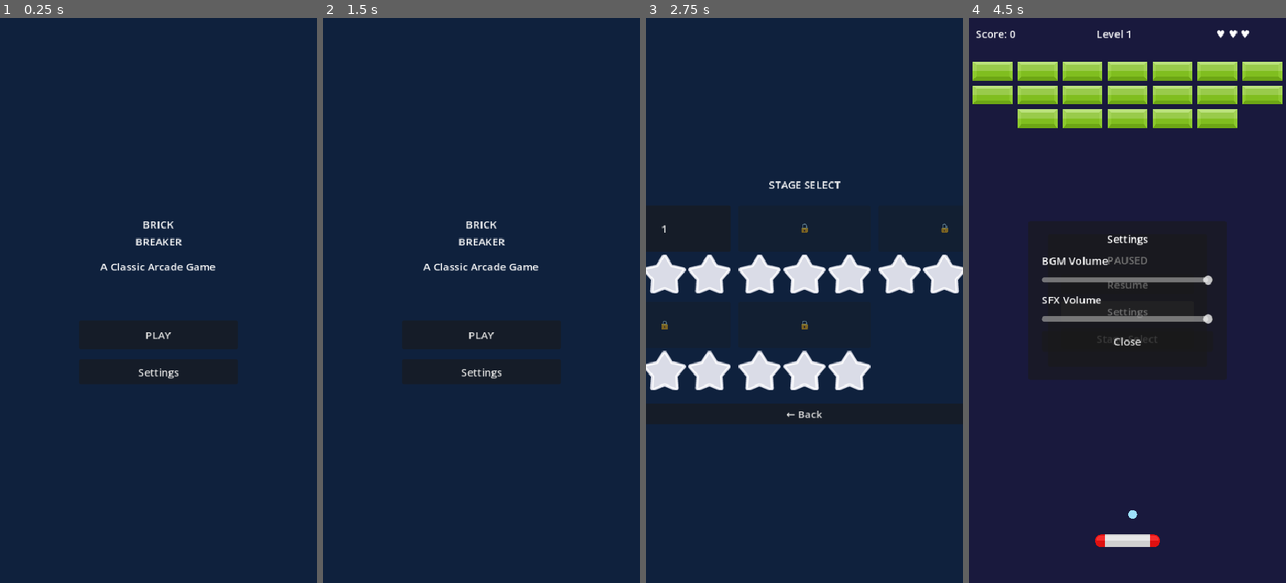
Above: before the commit, frames 1-4 (left to right).
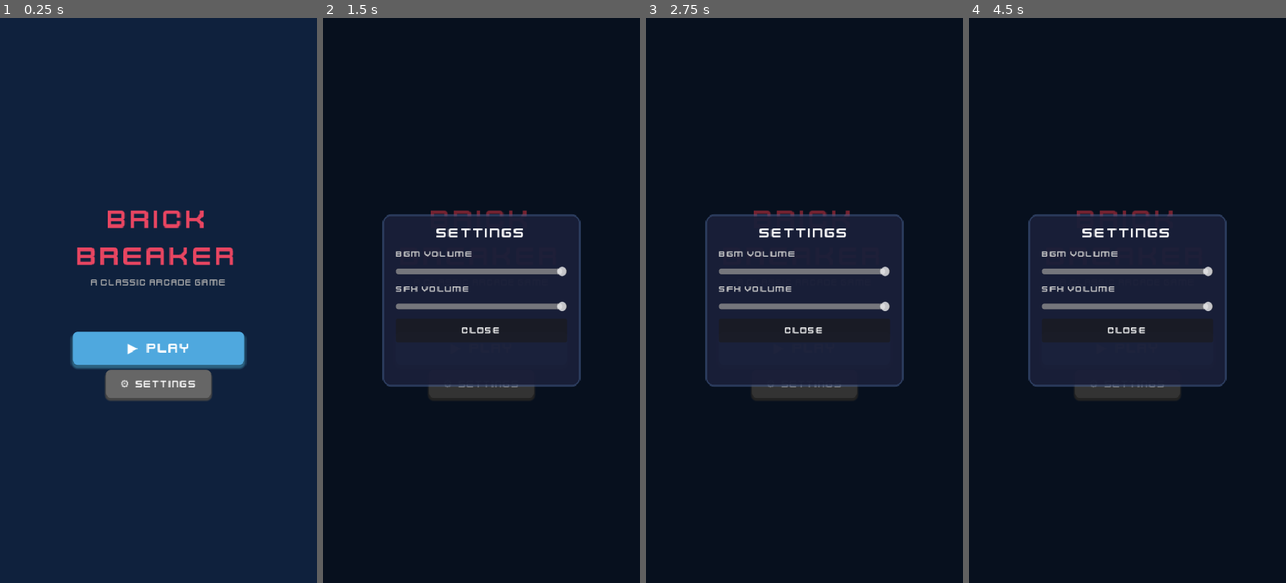
Above: after the commit, the same moments.

Repository: kenny-0114/brick-breaker
Game: Godot game, scene res://scenes/title_screen.tscn
Same seed, same stepped clock (60 frames per second), same inputs: the game is played once before the commit and once after it.
Inputs (mouse positions are in pixels of both pictures, inside the frame that each line leads up to):
- Up to frame 1 (0.25 s): no input
- Up to frame 2 (1.5 s): click "Settings" (after the commit: "⚙ Settings") at 0.5 s; click "PLAY" (after the commit: "▶ PLAY") at 1.25 s
- Up to frame 3 (2.75 s): click "PLAY" (after the commit: "▶ PLAY") at 2 s
- Up to frame 4 (4.5 s): click (988, 227) at 2.75 s, where only the run before the commit has a clickable "1"; click (1270, 34) at 3.52 s; click "Settings" (after the commit: "⚙ Settings") at 4.25 s

The runs differ from the first frame. In frame 1, 7.7% of the frame differs, in the area x 22-78%, y 34-68%; in frame 2, 84%; in frame 3, 78%; in frame 4, 89%, in the area x 0-100%, y 0-100%.

Commit message:
style: apply Kenney Future font, dark theme, styled buttons to all UI scenes
Co-Authored-By: Claude Sonnet 4.6 <noreply@anthropic.com>

Diff:
--- a/scenes/game_scene.tscn
+++ b/scenes/game_scene.tscn
@@ -6,6 +6,8 @@
 [ext_resource type="Script" path="res://scripts/game_over_menu.gd" id="4_gameover"]
 [ext_resource type="PackedScene" path="res://scenes/objects/paddle.tscn" id="5_paddle"]
 [ext_resource type="PackedScene" path="res://scenes/ui/settings_popup.tscn" id="6_settings"]
+[ext_resource type="FontFile" path="res://assets/fonts/Kenney Future.ttf" id="7_font"]
+[ext_resource type="FontFile" path="res://assets/fonts/Kenney Future Narrow.ttf" id="8_font_narrow"]
 
 [sub_resource type="RectangleShape2D" id="wall_h"]
 size = Vector2(480, 20)
@@ -15,6 +17,25 @@
 
 [sub_resource type="RectangleShape2D" id="death_shape"]
 size = Vector2(480, 20)
+
+[sub_resource type="StyleBoxFlat" id="panel_style"]
+bg_color = Color(0.1, 0.12, 0.22, 0.95)
+corner_radius_top_left = 12
+corner_radius_top_right = 12
+corner_radius_bottom_right = 12
+corner_radius_bottom_left = 12
+border_width_left = 2
+border_width_top = 2
+border_width_right = 2
+border_width_bottom = 2
+border_color = Color(0.3, 0.4, 0.6, 0.5)
+
+[sub_resource type="StyleBoxFlat" id="btn_style"]
+bg_color = Color(0.31, 0.66, 0.87, 1)
+corner_radius_top_left = 6
+corner_radius_top_right = 6
+corner_radius_bottom_right = 6
+corner_radius_bottom_left = 6
 
 [node name="GameScene" type="Node2D"]
 script = ExtResource("1_game")
@@ -64,10 +85,10 @@
 anchors_preset = 10
 anchor_right = 1.0
 grow_horizontal = 2
-offset_bottom = 40.0
-theme_override_constants/margin_left = 10
-theme_override_constants/margin_top = 8
-theme_override_constants/margin_right = 10
+offset_bottom = 44.0
+theme_override_constants/margin_left = 12
+theme_override_constants/margin_top = 10
+theme_override_constants/margin_right = 12
 
 [node name="HBoxContainer" type="HBoxContainer" parent="HUD/MarginContainer"]
 layout_mode = 2
@@ -76,22 +97,35 @@
 [node name="ScoreLabel" type="Label" parent="HUD/MarginContainer/HBoxContainer"]
 layout_mode = 2
 size_flags_horizontal = 3
+theme_override_fonts/font = ExtResource("8_font_narrow")
+theme_override_font_sizes/font_size = 16
+theme_override_colors/font_color = Color(1, 0.84, 0, 1)
 text = "Score: 0"
 
 [node name="LevelLabel" type="Label" parent="HUD/MarginContainer/HBoxContainer"]
 layout_mode = 2
+theme_override_fonts/font = ExtResource("8_font_narrow")
+theme_override_font_sizes/font_size = 14
+theme_override_colors/font_color = Color(0.67, 0.67, 0.67, 1)
 text = "Level 1"
 horizontal_alignment = 1
 
 [node name="LivesLabel" type="Label" parent="HUD/MarginContainer/HBoxContainer"]
 layout_mode = 2
 size_flags_horizontal = 3
+theme_override_fonts/font = ExtResource("8_font_narrow")
+theme_override_font_sizes/font_size = 18
+theme_override_colors/font_color = Color(0.91, 0.27, 0.38, 1)
 text = "♥ ♥ ♥"
 horizontal_alignment = 2
 
-[node name="PauseButton" type="TextureButton" parent="HUD/MarginContainer/HBoxContainer"]
-layout_mode = 2
-custom_minimum_size = Vector2(30, 30)
+[node name="PauseButton" type="Button" parent="HUD/MarginContainer/HBoxContainer"]
+layout_mode = 2
+custom_minimum_size = Vector2(36, 36)
+theme_override_fonts/font = ExtResource("8_font_narrow")
+theme_override_font_sizes/font_size = 14
+theme_override_colors/font_color = Color(0.8, 0.8, 0.8, 1)
+text = "| |"
 
 [node name="PauseMenu" type="CanvasLayer" parent="."]
 process_mode = 3
@@ -103,12 +137,13 @@
 anchor_top = 0.5
 anchor_right = 0.5
 anchor_bottom = 0.5
-offset_left = -120.0
-offset_top = -100.0
-offset_right = 120.0
-offset_bottom = 100.0
-grow_horizontal = 2
-grow_vertical = 2
+offset_left = -130.0
+offset_top = -110.0
+offset_right = 130.0
+offset_bottom = 110.0
+grow_horizontal = 2
+grow_vertical = 2
+theme_override_styles/panel = SubResource("panel_style")
 
 [node name="VBoxContainer" type="VBoxContainer" parent="PauseMenu/Panel"]
 layout_mode = 1
@@ -121,24 +156,48 @@
 offset_bottom = -15.0
 grow_horizontal = 2
 grow_vertical = 2
-theme_override_constants/separation = 10
+theme_override_constants/separation = 12
 alignment = 1
 
 [node name="PauseLabel" type="Label" parent="PauseMenu/Panel/VBoxContainer"]
 layout_mode = 2
+theme_override_fonts/font = ExtResource("7_font")
+theme_override_font_sizes/font_size = 24
+theme_override_colors/font_color = Color(1, 1, 1, 1)
 text = "PAUSED"
 horizontal_alignment = 1
 
 [node name="ResumeButton" type="Button" parent="PauseMenu/Panel/VBoxContainer"]
 layout_mode = 2
+custom_minimum_size = Vector2(0, 38)
+theme_override_fonts/font = ExtResource("7_font")
+theme_override_font_sizes/font_size = 14
+theme_override_colors/font_color = Color(1, 1, 1, 1)
+theme_override_styles/normal = SubResource("btn_style")
+theme_override_styles/hover = SubResource("btn_style")
+theme_override_styles/pressed = SubResource("btn_style")
 text = "Resume"
 
 [node name="SettingsButton" type="Button" parent="PauseMenu/Panel/VBoxContainer"]
 layout_mode = 2
+custom_minimum_size = Vector2(0, 38)
+theme_override_fonts/font = ExtResource("7_font")
+theme_override_font_sizes/font_size = 14
+theme_override_colors/font_color = Color(1, 1, 1, 1)
+theme_override_styles/normal = SubResource("btn_style")
+theme_override_styles/hover = SubResource("btn_style")
+theme_override_styles/pressed = SubResource("btn_style")
 text = "Settings"
 
 [node name="StageSelectButton" type="Button" parent="PauseMenu/Panel/VBoxContainer"]
 layout_mode = 2
+custom_minimum_size = Vector2(0, 38)
+theme_override_fonts/font = ExtResource("7_font")
+theme_override_font_sizes/font_size = 14
+theme_override_colors/font_color = Color(1, 1, 1, 1)
+theme_override_styles/normal = SubResource("btn_style")
+theme_override_styles/hover = SubResource("btn_style")
+theme_override_styles/pressed = SubResource("btn_style")
 text = "Stage Select"
 
 [node name="SettingsPopup" parent="PauseMenu" instance=ExtResource("6_settings")]
@@ -153,12 +212,13 @@
 anchor_top = 0.5
 anchor_right = 0.5
 anchor_bottom = 0.5
-offset_left = -140.0
-offset_top = -120.0
-offset_right = 140.0
-offset_bottom = 120.0
-grow_horizontal = 2
-grow_vertical = 2
+offset_left = -150.0
+offset_top = -140.0
+offset_right = 150.0
+offset_bottom = 140.0
+grow_horizontal = 2
+grow_vertical = 2
+theme_override_styles/panel = SubResource("panel_style")
 
 [node name="VBoxContainer" type="VBoxContainer" parent="GameOverMenu/Panel"]
 layout_mode = 1
@@ -171,16 +231,22 @@
 offset_bottom = -15.0
 grow_horizontal = 2
 grow_vertical = 2
-theme_override_constants/separation = 10
+theme_override_constants/separation = 12
 alignment = 1
 
 [node name="TitleLabel" type="Label" parent="GameOverMenu/Panel/VBoxContainer"]
 layout_mode = 2
+theme_override_fonts/font = ExtResource("7_font")
+theme_override_font_sizes/font_size = 26
+theme_override_colors/font_color = Color(0.91, 0.27, 0.38, 1)
 text = "GAME OVER"
 horizontal_alignment = 1
 
 [node name="ScoreLabel" type="Label" parent="GameOverMenu/Panel/VBoxContainer"]
 layout_mode = 2
+theme_override_fonts/font = ExtResource("8_font_narrow")
+theme_override_font_sizes/font_size = 18
+theme_override_colors/font_color = Color(1, 0.84, 0, 1)
 text = "Score: 0"
 horizontal_alignment = 1
 
@@ -190,10 +256,24 @@
 
 [node name="RetryButton" type="Button" parent="GameOverMenu/Panel/VBoxContainer"]
 layout_mode = 2
+custom_minimum_size = Vector2(0, 38)
+theme_override_fonts/font = ExtResource("7_font")
+theme_override_font_sizes/font_size = 14
+theme_override_colors/font_color = Color(1, 1, 1, 1)
+theme_override_styles/normal = SubResource("btn_style")
+theme_override_styles/hover = SubResource("btn_style")
+theme_override_styles/pressed = SubResource("btn_style")
 text = "Retry"
 
 [node name="StageSelectButton" type="Button" parent="GameOverMenu/Panel/VBoxContainer"]
 layout_mode = 2
+custom_minimum_size = Vector2(0, 38)
+theme_override_fonts/font = ExtResource("7_font")
+theme_override_font_sizes/font_size = 14
+theme_override_colors/font_color = Color(1, 1, 1, 1)
+theme_override_styles/normal = SubResource("btn_style")
+theme_override_styles/hover = SubResource("btn_style")
+theme_override_styles/pressed = SubResource("btn_style")
 text = "Stage Select"
 
 [connection signal="body_entered" from="DeathZone" to="." method="_on_death_zone_body_entered"]
--- a/scenes/stage_select.tscn
+++ b/scenes/stage_select.tscn
@@ -1,6 +1,14 @@
-[gd_scene load_steps=2 format=3]
+[gd_scene load_steps=4 format=3]
 
 [ext_resource type="Script" path="res://scripts/stage_select.gd" id="1_stage"]
+[ext_resource type="FontFile" path="res://assets/fonts/Kenney Future.ttf" id="2_font"]
+
+[sub_resource type="StyleBoxFlat" id="btn_back"]
+bg_color = Color(0.3, 0.3, 0.4, 1)
+corner_radius_top_left = 6
+corner_radius_top_right = 6
+corner_radius_bottom_right = 6
+corner_radius_bottom_left = 6
 
 [node name="StageSelect" type="Control"]
 layout_mode = 3
@@ -27,28 +35,39 @@
 anchor_top = 0.5
 anchor_right = 0.5
 anchor_bottom = 0.5
-offset_left = -150.0
-offset_top = -180.0
-offset_right = 150.0
-offset_bottom = 180.0
+offset_left = -160.0
+offset_top = -200.0
+offset_right = 160.0
+offset_bottom = 200.0
 grow_horizontal = 2
 grow_vertical = 2
-theme_override_constants/separation = 20
+theme_override_constants/separation = 24
 alignment = 1
 
 [node name="HeaderLabel" type="Label" parent="VBoxContainer"]
 layout_mode = 2
+theme_override_fonts/font = ExtResource("2_font")
+theme_override_font_sizes/font_size = 26
+theme_override_colors/font_color = Color(1, 1, 1, 1)
 text = "STAGE SELECT"
 horizontal_alignment = 1
 
 [node name="StageGrid" type="GridContainer" parent="VBoxContainer"]
 layout_mode = 2
 columns = 3
-theme_override_constants/h_separation = 12
-theme_override_constants/v_separation = 12
+theme_override_constants/h_separation = 16
+theme_override_constants/v_separation = 16
 
 [node name="BackButton" type="Button" parent="VBoxContainer"]
 layout_mode = 2
+custom_minimum_size = Vector2(120, 36)
+size_flags_horizontal = 4
+theme_override_fonts/font = ExtResource("2_font")
+theme_override_font_sizes/font_size = 14
+theme_override_colors/font_color = Color(0.8, 0.8, 0.8, 1)
+theme_override_styles/normal = SubResource("btn_back")
+theme_override_styles/hover = SubResource("btn_back")
+theme_override_styles/pressed = SubResource("btn_back")
 text = "← Back"
 
 [connection signal="pressed" from="VBoxContainer/BackButton" to="." method="_on_back_pressed"]
--- a/scenes/title_screen.tscn
+++ b/scenes/title_screen.tscn
@@ -1,7 +1,30 @@
-[gd_scene load_steps=3 format=3]
+[gd_scene load_steps=7 format=3]
 
 [ext_resource type="Script" path="res://scripts/title_screen.gd" id="1_title"]
 [ext_resource type="PackedScene" path="res://scenes/ui/settings_popup.tscn" id="2_settings"]
+[ext_resource type="FontFile" path="res://assets/fonts/Kenney Future.ttf" id="3_font"]
+
+[sub_resource type="StyleBoxFlat" id="btn_play"]
+bg_color = Color(0.31, 0.66, 0.87, 1)
+corner_radius_top_left = 8
+corner_radius_top_right = 8
+corner_radius_bottom_right = 8
+corner_radius_bottom_left = 8
+shadow_color = Color(0.17, 0.38, 0.5, 1)
+shadow_size = 4
+shadow_offset = Vector2(0, 4)
+
+[sub_resource type="StyleBoxFlat" id="btn_settings"]
+bg_color = Color(0.4, 0.4, 0.4, 1)
+corner_radius_top_left = 8
+corner_radius_top_right = 8
+corner_radius_bottom_right = 8
+corner_radius_bottom_left = 8
+shadow_color = Color(0.27, 0.27, 0.27, 1)
+shadow_size = 3
+shadow_offset = Vector2(0, 3)
+
+[sub_resource type="StyleBoxEmpty" id="btn_focus"]
 
 [node name="TitleScreen" type="Control"]
 layout_mode = 3
@@ -28,39 +51,67 @@
 anchor_top = 0.5
 anchor_right = 0.5
 anchor_bottom = 0.5
-offset_left = -120.0
-offset_top = -100.0
-offset_right = 120.0
-offset_bottom = 100.0
+offset_left = -130.0
+offset_top = -120.0
+offset_right = 130.0
+offset_bottom = 120.0
 grow_horizontal = 2
 grow_vertical = 2
-theme_override_constants/separation = 15
+theme_override_constants/separation = 8
 alignment = 1
 
-[node name="TitleLabel" type="Label" parent="VBoxContainer"]
+[node name="TitleLabel1" type="Label" parent="VBoxContainer"]
 layout_mode = 2
-text = "BRICK
-BREAKER"
+theme_override_fonts/font = ExtResource("3_font")
+theme_override_font_sizes/font_size = 42
+theme_override_colors/font_color = Color(0.91, 0.27, 0.38, 1)
+text = "BRICK"
+horizontal_alignment = 1
+
+[node name="TitleLabel2" type="Label" parent="VBoxContainer"]
+layout_mode = 2
+theme_override_fonts/font = ExtResource("3_font")
+theme_override_font_sizes/font_size = 42
+theme_override_colors/font_color = Color(0.91, 0.27, 0.38, 1)
+text = "BREAKER"
 horizontal_alignment = 1
 
 [node name="SubtitleLabel" type="Label" parent="VBoxContainer"]
 layout_mode = 2
+theme_override_fonts/font = ExtResource("3_font")
+theme_override_font_sizes/font_size = 13
+theme_override_colors/font_color = Color(0.67, 0.67, 0.67, 1)
 text = "A Classic Arcade Game"
 horizontal_alignment = 1
 
 [node name="Spacer" type="Control" parent="VBoxContainer"]
 layout_mode = 2
-custom_minimum_size = Vector2(0, 40)
+custom_minimum_size = Vector2(0, 50)
 
 [node name="PlayButton" type="Button" parent="VBoxContainer"]
 layout_mode = 2
-custom_minimum_size = Vector2(180, 44)
-text = "PLAY"
+custom_minimum_size = Vector2(200, 50)
+theme_override_fonts/font = ExtResource("3_font")
+theme_override_font_sizes/font_size = 20
+theme_override_colors/font_color = Color(1, 1, 1, 1)
+theme_override_styles/normal = SubResource("btn_play")
+theme_override_styles/hover = SubResource("btn_play")
+theme_override_styles/pressed = SubResource("btn_play")
+theme_override_styles/focus = SubResource("btn_focus")
+text = "▶  PLAY"
 
 [node name="SettingsButton" type="Button" parent="VBoxContainer"]
 layout_mode = 2
-custom_minimum_size = Vector2(140, 38)
-text = "Settings"
+custom_minimum_size = Vector2(160, 42)
+size_flags_horizontal = 4
+theme_override_fonts/font = ExtResource("3_font")
+theme_override_font_sizes/font_size = 15
+theme_override_colors/font_color = Color(1, 1, 1, 1)
+theme_override_styles/normal = SubResource("btn_settings")
+theme_override_styles/hover = SubResource("btn_settings")
+theme_override_styles/pressed = SubResource("btn_settings")
+theme_override_styles/focus = SubResource("btn_focus")
+text = "⚙  Settings"
 
 [node name="SettingsPopup" parent="." instance=ExtResource("2_settings")]
 
--- a/scenes/ui/settings_popup.tscn
+++ b/scenes/ui/settings_popup.tscn
@@ -1,6 +1,19 @@
-[gd_scene load_steps=2 format=3]
+[gd_scene load_steps=4 format=3]
 
 [ext_resource type="Script" path="res://scripts/settings_popup.gd" id="1_settings"]
+[ext_resource type="FontFile" path="res://assets/fonts/Kenney Future.ttf" id="2_font"]
+
+[sub_resource type="StyleBoxFlat" id="panel_style"]
+bg_color = Color(0.1, 0.12, 0.22, 0.95)
+corner_radius_top_left = 12
+corner_radius_top_right = 12
+corner_radius_bottom_right = 12
+corner_radius_bottom_left = 12
+border_width_left = 2
+border_width_top = 2
+border_width_right = 2
+border_width_bottom = 2
+border_color = Color(0.3, 0.4, 0.6, 0.5)
 
 [node name="SettingsPopup" type="Control"]
 layout_mode = 3
@@ -11,6 +24,15 @@
 grow_vertical = 2
 script = ExtResource("1_settings")
 
+[node name="Dimmer" type="ColorRect" parent="."]
+layout_mode = 1
+anchors_preset = 15
+anchor_right = 1.0
+anchor_bottom = 1.0
+grow_horizontal = 2
+grow_vertical = 2
+color = Color(0, 0, 0, 0.5)
+
 [node name="Panel" type="Panel" parent="."]
 layout_mode = 1
 anchors_preset = 8
@@ -19,11 +41,12 @@
 anchor_right = 0.5
 anchor_bottom = 0.5
 offset_left = -150.0
-offset_top = -120.0
+offset_top = -130.0
 offset_right = 150.0
-offset_bottom = 120.0
+offset_bottom = 130.0
 grow_horizontal = 2
 grow_vertical = 2
+theme_override_styles/panel = SubResource("panel_style")
 
 [node name="VBoxContainer" type="VBoxContainer" parent="Panel"]
 layout_mode = 1
@@ -40,11 +63,17 @@
 
 [node name="TitleLabel" type="Label" parent="Panel/VBoxContainer"]
 layout_mode = 2
+theme_override_fonts/font = ExtResource("2_font")
+theme_override_font_sizes/font_size = 22
+theme_override_colors/font_color = Color(1, 1, 1, 1)
 text = "Settings"
 horizontal_alignment = 1
 
 [node name="BGMLabel" type="Label" parent="Panel/VBoxContainer"]
 layout_mode = 2
+theme_override_fonts/font = ExtResource("2_font")
+theme_override_font_sizes/font_size = 14
+theme_override_colors/font_color = Color(0.8, 0.8, 0.8, 1)
 text = "BGM Volume"
 
 [node name="BGMSlider" type="HSlider" parent="Panel/VBoxContainer"]
@@ -56,6 +85,9 @@
 
 [node name="SFXLabel" type="Label" parent="Panel/VBoxContainer"]
 layout_mode = 2
+theme_override_fonts/font = ExtResource("2_font")
+theme_override_font_sizes/font_size = 14
+theme_override_colors/font_color = Color(0.8, 0.8, 0.8, 1)
 text = "SFX Volume"
 
 [node name="SFXSlider" type="HSlider" parent="Panel/VBoxContainer"]
@@ -67,6 +99,10 @@
 
 [node name="CloseButton" type="Button" parent="Panel/VBoxContainer"]
 layout_mode = 2
+custom_minimum_size = Vector2(0, 36)
+theme_override_fonts/font = ExtResource("2_font")
+theme_override_font_sizes/font_size = 14
+theme_override_colors/font_color = Color(1, 1, 1, 1)
 text = "Close"
 
 [connection signal="value_changed" from="Panel/VBoxContainer/BGMSlider" to="." method="_on_bgm_slider_value_changed"]
--- a/scripts/stage_select.gd
+++ b/scripts/stage_select.gd
@@ -6,6 +6,7 @@
 
 var star_tex := preload("res://assets/images/ui/star.png")
 var star_outline_tex := preload("res://assets/images/ui/star_outline.png")
+var _font := preload("res://assets/fonts/Kenney Future.ttf")
 
 @onready var stage_grid: GridContainer = $VBoxContainer/StageGrid
 
@@ -31,17 +32,40 @@
 func _create_stage_button(level: int, is_unlocked: bool, stars_data: Dictionary, high_scores: Dictionary) -> Control:
 	var container := VBoxContainer.new()
 	container.alignment = BoxContainer.ALIGNMENT_CENTER
-	container.custom_minimum_size = Vector2(80, 90)
+	container.custom_minimum_size = Vector2(90, 100)
+
+	# 버튼 스타일
+	var style_unlocked := StyleBoxFlat.new()
+	style_unlocked.bg_color = Color(0.31, 0.66, 0.87, 1)
+	style_unlocked.set_corner_radius_all(12)
+	style_unlocked.shadow_color = Color(0.17, 0.38, 0.5, 1)
+	style_unlocked.shadow_size = 3
+	style_unlocked.shadow_offset = Vector2(0, 3)
+
+	var style_locked := StyleBoxFlat.new()
+	style_locked.bg_color = Color(0.17, 0.17, 0.29, 1)
+	style_locked.set_corner_radius_all(12)
+	style_locked.border_color = Color(0.2, 0.2, 0.3, 1)
+	style_locked.set_border_width_all(2)
 
 	# 버튼
 	var btn := Button.new()
-	btn.custom_minimum_size = Vector2(70, 70)
+	btn.custom_minimum_size = Vector2(80, 70)
+	btn.add_theme_font_override("font", _font)
+	btn.add_theme_font_size_override("font_size", 24)
+	btn.add_theme_color_override("font_color", Color.WHITE)
 	if is_unlocked:
 		btn.text = str(level)
+		btn.add_theme_stylebox_override("normal", style_unlocked)
+		btn.add_theme_stylebox_override("hover", style_unlocked)
+		btn.add_theme_stylebox_override("pressed", style_unlocked)
 		btn.pressed.connect(_on_stage_selected.bind(level))
 	else:
 		btn.text = "🔒"
 		btn.disabled = true
+		btn.add_theme_stylebox_override("normal", style_locked)
+		btn.add_theme_stylebox_override("disabled", style_locked)
+		btn.add_theme_color_override("font_disabled_color", Color(0.4, 0.4, 0.5, 1))
 	container.add_child(btn)
 
 	# 별 표시
@@ -51,7 +75,7 @@
 	for j in 3:
 		var tex_rect := TextureRect.new()
 		tex_rect.texture = star_tex if j < earned_stars else star_outline_tex
-		tex_rect.custom_minimum_size = Vector2(18, 18)
+		tex_rect.custom_minimum_size = Vector2(20, 20)
 		tex_rect.stretch_mode = TextureRect.STRETCH_KEEP_ASPECT_CENTERED
 		stars_hbox.add_child(tex_rect)
 	container.add_child(stars_hbox)
Not shown: 1 places in scenes/game_scene.tscn that only renumber resources
